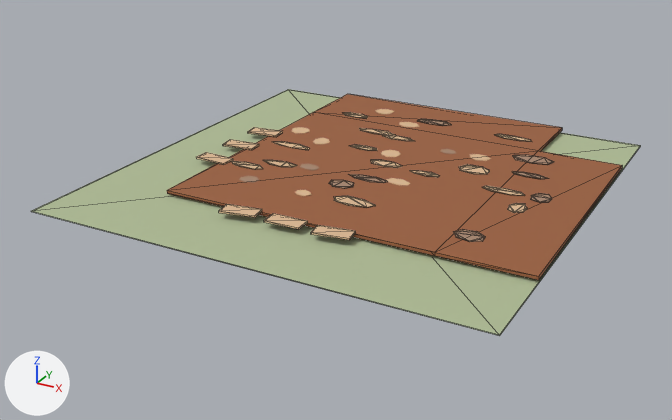
Before and after pictures for a commit that changed the glTF model frontend/public/assets/buildings/roads/ground_road/ground_road_corner_ne_active.glb.
Before and after are seen from a 50 mm camera at (3.17, -6.21, 2.76) aimed at (-0.13, -0.21, -0.25). Lighting does not change. The marker at lower left points along +X, +Y and +Z. The first picture is the older version. Mesh edges are drawn as thin lines on the coarser meshes. Where no turn or scale is listed for an object, it has been applied to the vertices. Vertices at exactly the same position are counted once.

The first picture shows 'SM_road_connected_surface.028', 'SM_road_grass_tile.028' and 38 more.
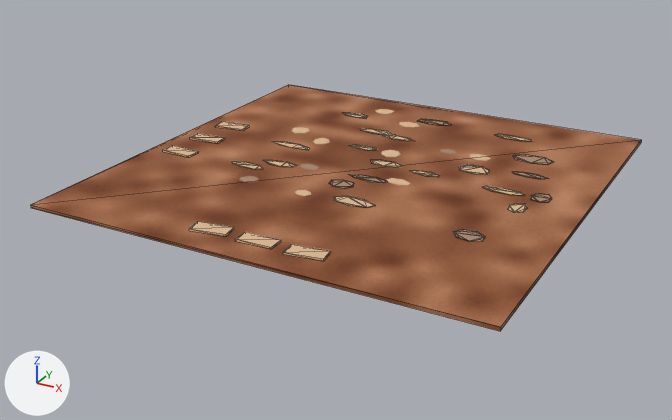
The change, as a list of edits to the scene's bpy script:
```text
Change mat_mat_ground_road_surface:
    remove n3 = _N.new('ShaderNodeUVMap'); n3.name = 'UV Map'
    remove n3.uv_map = 'UVMap.-01'
    where n2 = _N.new('ShaderNodeTexImage'); n2.name = 'Image Texture'
    remove _L.new(n3.outputs[0], n2.inputs[0])  # 'UV' to 'Vector'
Change me_sm_road_connected_surface_028:
    used by ob_sm_road_connected_surface_028; location = (0.0, 0.0, 0.0)
    remove me_sm_road_connected_surface_028.from_pydata(...)  # 16 vertices, 28 faces; spans x -1.1..1.8, y -1.1..1.8, z 0.03..0.05
    add me_sm_road_connected_surface_028.from_pydata(...)  # 8 vertices, 12 faces; spans x -1.8..1.8, y -1.8..1.8, z 0.03..0.05
    me_sm_road_connected_surface_028 part 1: the whole mesh is rebuilt
Remove ob_sm_road_grass_tile_028:
    ob_sm_road_grass_tile_028 = bpy.data.objects.new('SM_road_grass_tile.028', me_cube_437)
    ob_sm_road_grass_tile_028.location = (0.0, 0.0, 0.002)
```

Location of each change, [x1, y1, x2, y2] in pixels of the pictures (672 x 420 px):
'SM_road_connected_surface.028', surface changed, reshaped (34% wider, 32% taller): before [167, 94, 622, 280]; after [31, 85, 641, 331]
'SM_road_grass_tile.028', deleted: before [31, 89, 641, 336]
